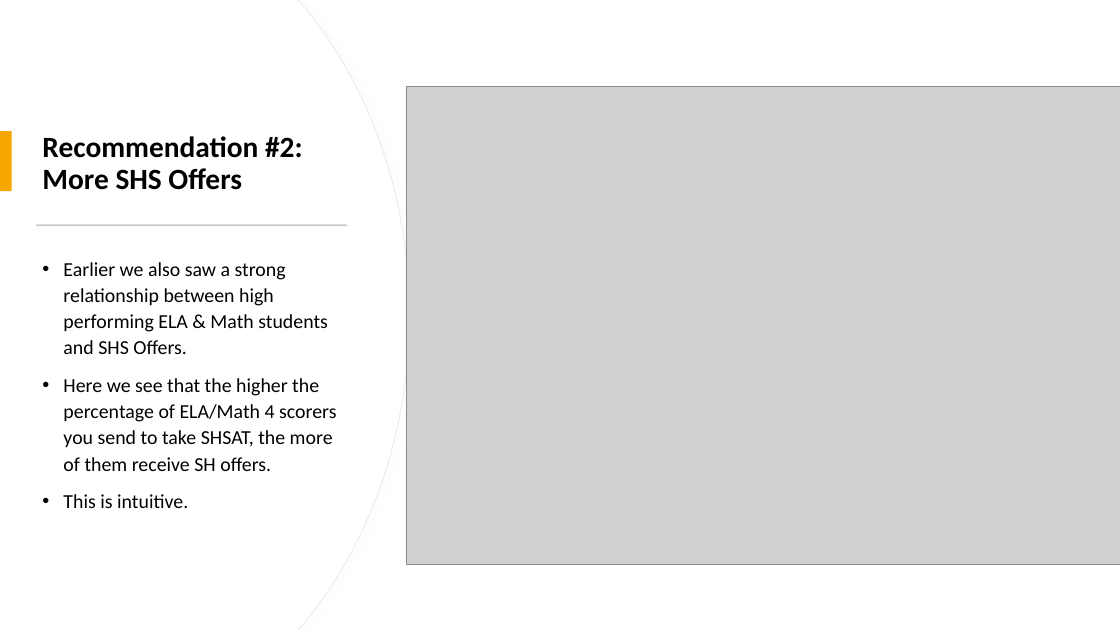
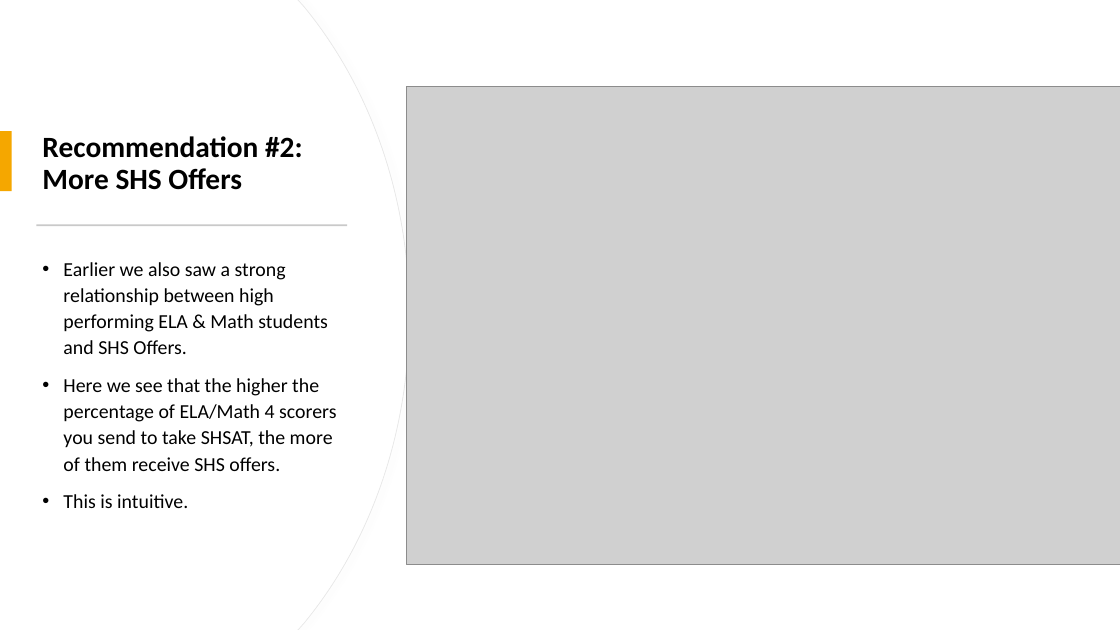
Before and after one commit to dj-m/CapstoneTwo, a slide deck: slide 18 of reports/submission/Capstone_Final_Presentation.pptx. Drawn at 1120x630 pixels with LibreOffice and Linux fonts; fonts in the diff are those of the drawing; grey boxes stand for pictures. Boxes give left, top, right and bottom in pixels: in the first picture for what was removed or moved away, otherwise in the second. Text is boxed around its words. In the diff, an @@ line names an element or a change of style, - is before the commit and + after.

```diff
--- a/reports/submission/Capstone_Final_Presentation.pptx
+++ b/reports/submission/Capstone_Final_Presentation.pptx
@@ text at [63,378,336,471]: text changed @@
-• Here we see that the higher the percentage of ELA/Math 4 scorers you send to take SHSAT, the more of them receive SH offers.
+• Here we see that the higher the percentage of ELA/Math 4 scorers you send to take SHSAT, the more of them receive SHS offers.
```
Also in this commit, not shown: 5 other slides changed, 2 other files.
